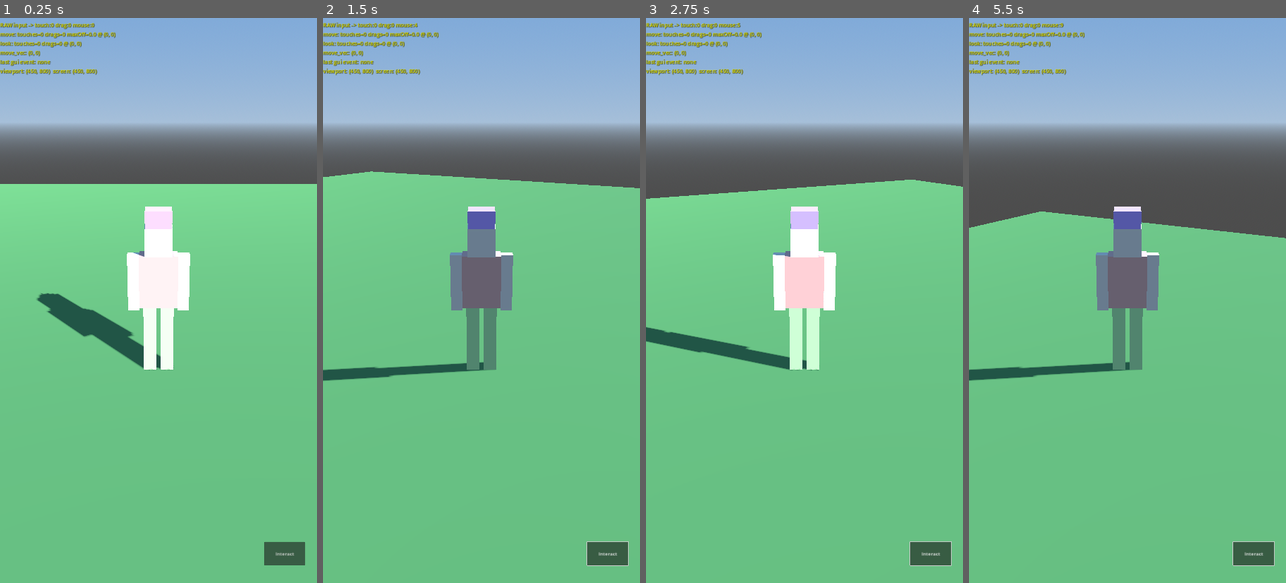
Above: before the commit, frames 1-4 (left to right).
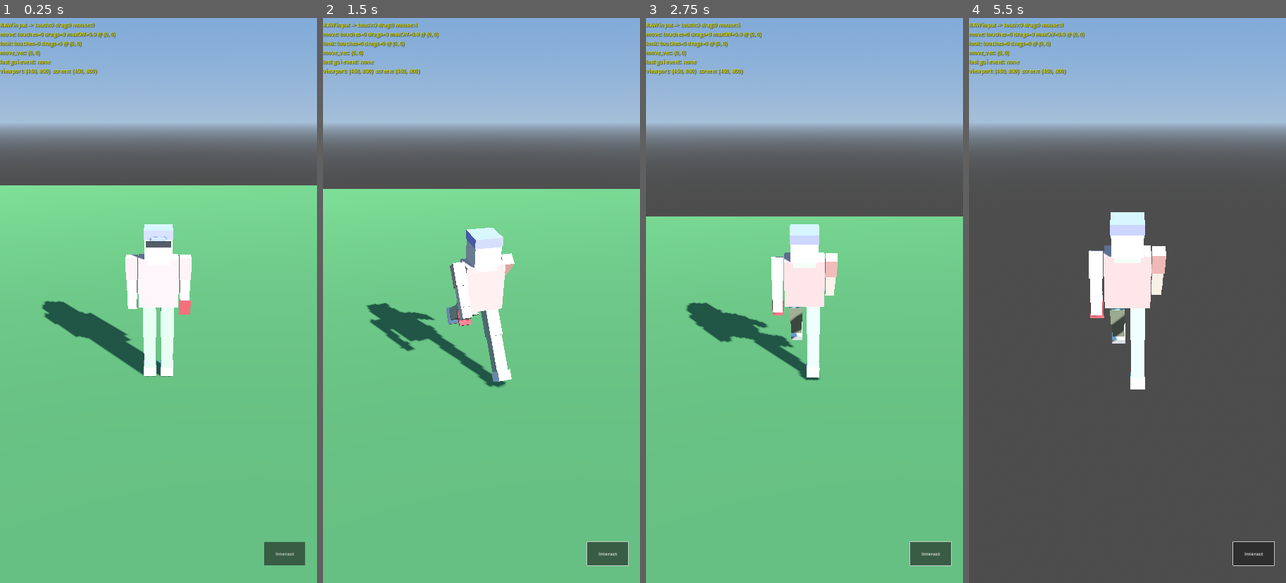
Above: after the commit, the same moments.

Repository: parpocel/Gra
Game: Godot game, scene res://scenes/World.tscn
Two runs of this game, one before a commit and one after it. Both use one fixed random seed, a clock stepped at 60 frames per second and the inputs below.
Inputs (mouse positions are in pixels of both pictures, inside the frame that each line leads up to):
- Up to frame 1 (0.25 s): no input
- Up to frame 2 (1.5 s): click "Interact" at 0.5 s; tap Enter at 1.25 s; move the mouse to (497, 300) at 1.27 s; hold W (move_forward) from 1.28 s (still down); tap E (interact) at 1.35 s
- Up to frame 3 (2.75 s): keep holding W (move_forward); move the mouse to (788, 300) at 2.02 s; tap E (interact) at 2.1 s
- Up to frame 4 (5.5 s): keep holding W (move_forward); move the mouse to (1133, 289) at 2.77 s; tap E (interact) every 0.75 s from 2.85 to 5.1 s; move the mouse to (1124, 311) at 3.52 s; move the mouse to (1152, 306) at 4.27 s; move the mouse to (1102, 294) at 5.02 s

The runs differ from the first frame. In frame 1, 2.1% of the frame differs, in the area x 0-100%, y 29-64%; in frame 2, 8.0%; in frame 3, 9.5%; in frame 4, 64%, in the area x 0-100%, y 33-100%.

Commit message:
Detailed rigged low-poly character with Idle/Walk/Run animations
- generate_character.py now builds a properly articulated figure
  (jacket, shirt collar, backpack, cap/hair, glasses, beard, book,
  segmented arms and legs down to hands/feet) instead of six plain
  boxes, using origin-shifted pivots so each limb segment hinges at
  its joint. Colors and accessories randomize per generation.
- Added procedural Idle/Walk/Run animations: each limb pivot is
  keyframed and pushed to a same-named NLA track across objects,
  which Blender's glTF exporter merges into one named clip per
  track - Godot's importer turns these into three AnimationPlayer
  entries.
- Root-caused a nasty export bug: with NLA tracks present, Blender's
  "HOLD" extrapolation meant the exported rest pose picked up a
  leftover animated value (a permanent 12-degree torso tilt) even at
  frame 0 with tracks muted, making the character render crooked.
  Fixed by explicitly re-applying every animated object's captured
  rest transform after muting, right before export.
- render_preview.py: replaced a to_track_quat camera (roll artifacts
  on off-axis views) with an explicit look-at basis, and added
  frame/track selection for spot-checking animation poses.
- player.gd: play Idle/Walk/Run based on input intensity (keyboard
  is always full intensity -> Run; the analog joystick can yield
  Walk at partial deflection), with animations set to loop.
- Fixed the real "WASD rotates the camera" bug: CameraPivot is a
  child of the CharacterBody3D, so rotating the body to face movement
  direction was dragging the camera's world orientation along with
  it. Movement-facing rotation now applies to ModelRoot only; the
  player body itself never rotates, so CameraPivot's yaw is driven
  solely by look input as intended. Verified via headless Chromium
  that camera yaw stays constant while WASD moves the character.
- Player.tscn: taller capsule collider (2.0m) and ModelRoot offset to
  match the new character's height.

Co-Authored-By: Claude Sonnet 5 <noreply@anthropic.com>
Claude-Session: https://claude.ai/code/session_01DTqVLqPwuisfZzEYdZabaj

Diff:
--- a/scenes/Player.tscn
+++ b/scenes/Player.tscn
@@ -5,7 +5,7 @@
 
 [sub_resource type="CapsuleShape3D" id="CapsuleShape3D_body"]
 radius = 0.4
-height = 1.8
+height = 2.0
 
 [sub_resource type="SphereShape3D" id="SphereShape3D_cam"]
 radius = 0.3
@@ -17,7 +17,7 @@
 shape = SubResource("CapsuleShape3D_body")
 
 [node name="ModelRoot" type="Node3D" parent="."]
-transform = Transform3D(1, 0, 0, 0, 1, 0, 0, 0, 1, 0, -0.9, 0)
+transform = Transform3D(1, 0, 0, 0, 1, 0, 0, 0, 1, 0, -1.0, 0)
 
 [node name="Character" parent="ModelRoot" instance=ExtResource("2")]
 
--- a/scripts/player.gd
+++ b/scripts/player.gd
@@ -1,21 +1,33 @@
 extends CharacterBody3D
 
-const SPEED := 4.0
+const WALK_SPEED := 2.5
+const RUN_SPEED := 6.0
+const RUN_INTENSITY_THRESHOLD := 0.6
+const IDLE_INTENSITY_THRESHOLD := 0.05
 const GRAVITY := 9.8
 const ROTATION_SPEED := 10.0
 const LOOK_SENSITIVITY := 0.3
 const MOUSE_SENSITIVITY := 0.15
 
 @onready var camera_pivot: Node3D = $CameraPivot
+@onready var model_root: Node3D = $ModelRoot
 
 var camera_yaw: float = 0.0
 var camera_pitch: float = -20.0
+
+var _anim_player: AnimationPlayer = null
+var _anim_state: String = ""
 
 
 func _ready() -> void:
 	MobileInput.interact_pressed.connect(_on_interact)
 	if not DisplayServer.is_touchscreen_available():
 		Input.mouse_mode = Input.MOUSE_MODE_CAPTURED
+	_anim_player = model_root.find_child("AnimationPlayer", true, false) as AnimationPlayer
+	if _anim_player != null:
+		for anim_name in ["Idle", "Walk", "Run"]:
+			if _anim_player.has_animation(anim_name):
+				_anim_player.get_animation(anim_name).loop_mode = Animation.LOOP_LINEAR
 
 
 func _physics_process(delta: float) -> void:
@@ -25,6 +37,7 @@
 	var input_dir: Vector2 = MobileInput.move_vector
 	if input_dir == Vector2.ZERO:
 		input_dir = Input.get_vector("move_left", "move_right", "move_forward", "move_back")
+	var intensity: float = clampf(input_dir.length(), 0.0, 1.0)
 
 	var cam_basis: Basis = camera_pivot.global_transform.basis
 	var forward: Vector3 = -cam_basis.z
@@ -37,15 +50,17 @@
 	var direction: Vector3 = right * input_dir.x + forward * -input_dir.y
 	if direction.length() > 0.001:
 		direction = direction.normalized()
-		velocity.x = direction.x * SPEED
-		velocity.z = direction.z * SPEED
+		var speed: float = lerpf(WALK_SPEED, RUN_SPEED, intensity)
+		velocity.x = direction.x * speed
+		velocity.z = direction.z * speed
 		var target_angle: float = atan2(direction.x, direction.z)
-		rotation.y = lerp_angle(rotation.y, target_angle, ROTATION_SPEED * delta)
+		model_root.rotation.y = lerp_angle(model_root.rotation.y, target_angle, ROTATION_SPEED * delta)
 	else:
-		velocity.x = move_toward(velocity.x, 0.0, SPEED)
-		velocity.z = move_toward(velocity.z, 0.0, SPEED)
+		velocity.x = move_toward(velocity.x, 0.0, RUN_SPEED)
+		velocity.z = move_toward(velocity.z, 0.0, RUN_SPEED)
 
 	move_and_slide()
+	_update_animation(intensity)
 
 	var look_delta: Vector2 = MobileInput.consume_look_delta()
 	if look_delta != Vector2.ZERO:
@@ -53,6 +68,21 @@
 
 	if Input.is_action_just_pressed("interact"):
 		_on_interact()
+
+
+func _update_animation(intensity: float) -> void:
+	if _anim_player == null:
+		return
+	var state: String
+	if intensity < IDLE_INTENSITY_THRESHOLD:
+		state = "Idle"
+	elif intensity < RUN_INTENSITY_THRESHOLD:
+		state = "Walk"
+	else:
+		state = "Run"
+	if state != _anim_state and _anim_player.has_animation(state):
+		_anim_player.play(state)
+		_anim_state = state
 
 
 func _unhandled_input(event: InputEvent) -> void:
Binary file changed: assets/models/character.glb
Not shown, changed: tools/blender/generate_character.py
Not shown, changed: tools/blender/render_preview.py
